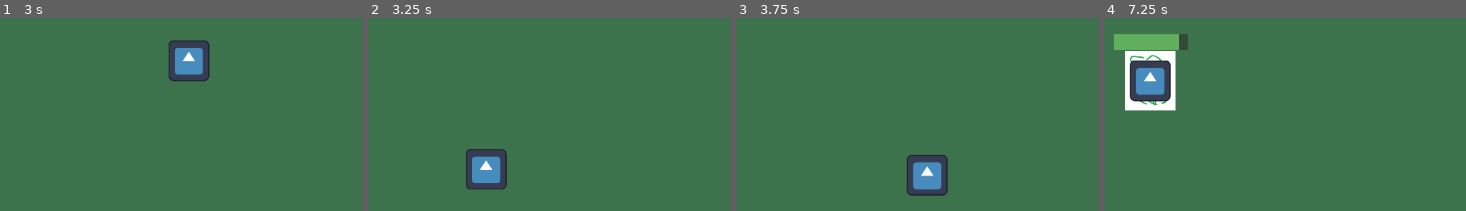
Above: before the commit, frames 1-4 (left to right).
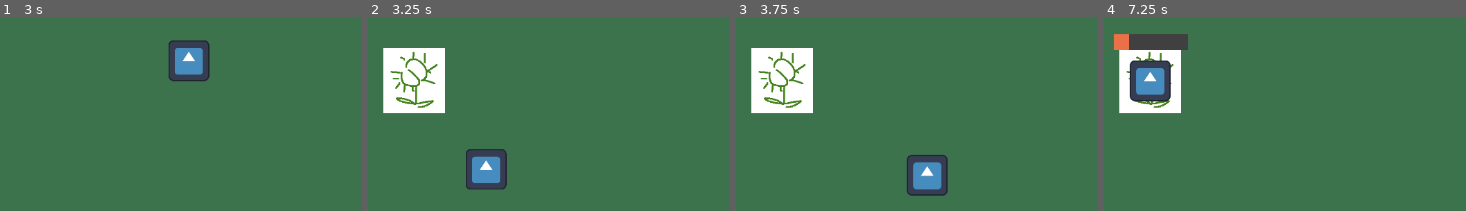
Above: after the commit, the same moments.

Repository: marikadu/FlowerBug
Game: Godot game, scene res://main.tscn
Same seed, same stepped clock (60 frames per second), same inputs: the game is played once before the commit and once after it. The engine's default icon, where the game draws it, is replaced by a stand-in: a white triangle on a blue panel in a dark square.
Inputs (mouse positions are % of the whole screen's width and height, from its top left):
- Up to frame 1 (3 s): tap Enter at 0.5 s; move the mouse to (70, 40) at 0.52 s; click (70, 40) at 0.6 s; move the mouse to (24, 51) at 1.27 s; click (24, 51) at 1.35 s; move the mouse to (57, 20) at 2.02 s; click (57, 20) at 2.1 s; move the mouse to (40, 69) at 2.77 s; click (40, 69) at 2.85 s
- Up to frame 2 (3.25 s): no input
- Up to frame 3 (3.75 s): move the mouse to (79, 63) at 3.52 s; click (79, 63) at 3.6 s
- Up to frame 4 (7.25 s): move the mouse to (13, 28) at 4.27 s; click (13, 28) at 4.35 s; move the mouse to (51, 45) at 5.02 s; click (51, 45) at 5.1 s; move the mouse to (29, 16) at 5.77 s; click (29, 16) at 5.85 s; tap Space at 6.5 s; move the mouse to (70, 40) at 6.52 s; click (70, 40) at 6.6 s
The pictures show only the part of the screen within x 25-75%, y 26-76%; the shares and areas given below are measured in that part.

Frame 1 is identical in both runs. In frame 2, 5.8% of the frame differs, in the area x 4-22%, y 15-50%; in frame 3, 5.8%; in frame 4, 3.3%.

Commit message:
added a carnivorous plant

Diff:
--- a/flower/flower.gd
+++ b/flowers/flower.gd
@@ -1,4 +1,3 @@
 extends CharacterBody2D
 
-#@onready var flower_area_2d: Area2D = $FlowerArea2D
 @export var flower_type: String = "flower_1"
--- a/flower/flower_1.tscn
+++ b/flowers/flower_1.tscn
@@ -1,7 +1,7 @@
 [gd_scene load_steps=4 format=3 uid="uid://cttu8ctnha2dl"]
 
-[ext_resource type="Script" uid="uid://bo004cxrruyw5" path="res://flower/flower.gd" id="1_ksvlc"]
-[ext_resource type="Texture2D" uid="uid://6ouf28cvf2e" path="res://flower/flower_test.png" id="2_jh6iy"]
+[ext_resource type="Script" uid="uid://bo004cxrruyw5" path="res://flowers/flower.gd" id="1_ksvlc"]
+[ext_resource type="Texture2D" uid="uid://6ouf28cvf2e" path="res://flowers/flower_test.png" id="2_jh6iy"]
 
 [sub_resource type="CircleShape2D" id="CircleShape2D_qc4up"]
 radius = 61.0737
--- a/flower/flower_2.tscn
+++ b/flowers/flower_2.tscn
@@ -1,7 +1,7 @@
 [gd_scene load_steps=4 format=3 uid="uid://cde4ix08gvy3v"]
 
-[ext_resource type="Script" uid="uid://d1chfn5gibx2i" path="res://flower/flower_2.gd" id="1_cvl35"]
-[ext_resource type="Texture2D" uid="uid://6ouf28cvf2e" path="res://flower/flower_test.png" id="2_8t8j0"]
+[ext_resource type="Script" uid="uid://d1chfn5gibx2i" path="res://flowers/flower_2.gd" id="1_cvl35"]
+[ext_resource type="Texture2D" uid="uid://6ouf28cvf2e" path="res://flowers/flower_test.png" id="2_8t8j0"]
 
 [sub_resource type="CircleShape2D" id="CircleShape2D_qc4up"]
 radius = 55.85
--- /dev/null
+++ b/flowers/flower_3.gd
@@ -0,0 +1,3 @@
+extends CharacterBody2D
+
+@export var flower_type: String = "flower_3"
--- /dev/null
+++ b/flowers/flower_3.tscn
@@ -0,0 +1,22 @@
+[gd_scene load_steps=4 format=3 uid="uid://dunr60xhbjfml"]
+
+[ext_resource type="Script" uid="uid://d3cl0rwe5x70a" path="res://flowers/flower_3.gd" id="1_26m7r"]
+[ext_resource type="Texture2D" uid="uid://c753w70pdp5hr" path="res://flowers/carnivorous_plant.png" id="2_26m7r"]
+
+[sub_resource type="CircleShape2D" id="CircleShape2D_qc4up"]
+radius = 61.0737
+
+[node name="flower" type="CharacterBody2D" groups=["carnivorous"]]
+script = ExtResource("1_26m7r")
+
+[node name="FlowerTest" type="Sprite2D" parent="."]
+scale = Vector2(0.62, 0.62)
+texture = ExtResource("2_26m7r")
+
+[node name="FlowerArea2D" type="Area2D" parent="." groups=["flower"]]
+
+[node name="CollisionShape2D" type="CollisionShape2D" parent="FlowerArea2D"]
+shape = SubResource("CircleShape2D_qc4up")
+
+[node name="CollisionShape2D" type="CollisionShape2D" parent="."]
+shape = SubResource("CircleShape2D_qc4up")
--- a/main.gd
+++ b/main.gd
@@ -2,15 +2,19 @@
 
 @onready var spawn_area: Control = $SpawnArea
 
-@export var min_flower_distance = 90.0 # in order for the flowers to not overlap
+@export var min_flower_distance = 20.0 # adding a distance for the flowers to not overlap
 
 # preloading a list of possible flowers to spawn
 var flower_list = [
-	preload("res://flower/flower_1.tscn"),
-	preload("res://flower/flower_2.tscn")]
+	preload("res://flowers/flower_1.tscn"),
+	preload("res://flowers/flower_2.tscn")
+	]
 var flower_instances = [] # making an array empty from the start of the game
 
-var flower_type: String = ""
+var carnivorous_list = [
+	preload("res://flowers/flower_3.tscn")
+	]
+var carn_flower_instances = []
 
 # preloading a list of possible power-ups to spawn
 var powerup_list = [
@@ -29,6 +33,9 @@
 	add_child(player_instance)
 
 	screen_size = get_viewport().get_visible_rect().size
+
+	# randomizing the timer of spawning the flowers
+	$Flower_Spawn_Timer.start(randi_range(3,6))
 
 
 
@@ -58,20 +65,37 @@
 				valid_position = false
 				break
 
-	# choosing a random flower from the list
-	var random_flower = flower_list[randi() % flower_list.size()]
-	var flower_instance = random_flower.instantiate()
+	# randomly choosing a normal or carnivorous flower
+	# 70% normal flower, 30% carnivorous
+	if randf() < 0.7:
+		# choosing a random normal flower from the list
+		var random_flower = flower_list[randi() % flower_list.size()]
+		var flower_instance = random_flower.instantiate()
 
-	flower_instance.position = random_position
-	flower_instances.append(flower_instance) # store the instance in the list
-	flower_instance.add_to_group("flower") # add to the flower group
+		flower_instance.position = random_position
+		flower_instances.append(flower_instance) # store the instance in the list
+		flower_instance.add_to_group("flower") # add to the flower group
 
-	add_child(flower_instance)
-	print("spawned flower")
+		add_child(flower_instance)
+		print("spawned flower")
+
+	else:
+		# choosing a random carnivorous flower from the list
+		var random_carn_flower = carnivorous_list[randi() % carnivorous_list.size()]
+		var carn_flower_instance = random_carn_flower.instantiate()
+
+		carn_flower_instance.position = random_position
+		carn_flower_instances.append(carn_flower_instance)
+		carn_flower_instance.add_to_group("carnivorous")
+
+		add_child(carn_flower_instance)
+		print("spawned carnivorous flower")
 
 
 func _on_flower_spawn_timer_timeout() -> void:
-	if flower_instances.size() < 10:
+	$Flower_Spawn_Timer.start(randi_range(3,6))
+	# limit of flowers on screen
+	if flower_instances.size() + carn_flower_instances.size() < 10:
 		spawn_flower()
 	else:
 		print("too many flowers, don't spawn")
@@ -110,7 +134,7 @@
 
 	powerup_instance.position = random_position
 	powerup_instances.append(powerup_instance) # store the instance in the list
-	powerup_instance.add_to_group("powerup") # add to the flower group
+	powerup_instance.add_to_group("powerup") # add to the powerup group
 
 	add_child(powerup_instance)
 	#print("powerup: spawned")
--- a/main.tscn
+++ b/main.tscn
@@ -18,7 +18,7 @@
 
 [node name="Flower_Spawn_Timer" type="Timer" parent="."]
 wait_time = 4.0
-autostart = true
+one_shot = true
 
 [node name="PowerUp_Spawn_Timer" type="Timer" parent="."]
 wait_time = 8.0
--- a/player/insect.gd
+++ b/player/insect.gd
@@ -4,6 +4,9 @@
 @onready var eating_timer: Timer = $EatingTimer
 @onready var eating_bar: ProgressBar = $EatingBar
 @onready var speed_power_up_timer: Timer = $SpeedPowerUpTimer
+@onready var trapped_timer: Timer = $TrappedTimer
+@onready var trapped_bar: ProgressBar = $TrappedBar
+
 
 
 #@export var speed = 400.0
@@ -13,14 +16,17 @@
 @export var cursor_threshold = 5.0
 
 var near_flower: bool
+var near_carnivorous_flower: bool
 var flower_to_eat: Node2D = null
 var powerup_to_get: Node2D = null
 var is_eating: bool =  false
+var is_trapped: bool = false
 var follow_cursor: bool
 var identify_flower: String = ""
 
 func _ready() -> void:
 	eating_bar.hide()
+	trapped_bar.hide()
 	follow_cursor = true
 	#Input.set_mouse_mode(Input.MOUSE_MODE_CONFINED)
 	#Input.set_mouse_mode(Input.MOUSE_MODE_MAX)
@@ -35,6 +41,10 @@
 		#velocity = velocity.lerp(Vector2.ZERO, 0.5)
 		#move_and_slide()
 		return
+
+	if is_trapped and flower_to_eat:
+		follow_cursor = false
+		global_position = global_position.lerp(flower_to_eat.global_position, 0.1)
 
 	# the character follows the mouse cursor
 	#var target_position = get_global_mouse_position()
@@ -62,12 +72,19 @@
 	# eating a flower
 	if Input.is_action_just_pressed("eat"):
 		if near_flower:
-			print("eating...")
-			is_eating = true
-			eating_timer.start()
-			eating_bar.value = 0 # resetting the progress bar value
-			eating_bar.show()
-			#eat_flower(flower_to_eat)
+			if flower_to_eat.is_in_group("carnivorous"):
+				print("received damage!!")
+				is_trapped = true
+				trapped_timer.start()
+				trapped_bar.value = 0
+				trapped_bar.show()
+
+			elif flower_to_eat.is_in_group("flower"):
+				print("eating...")
+				is_eating = true
+				eating_timer.start()
+				eating_bar.value = 0 # resetting the progress bar value
+				eating_bar.show()
 
 		else:
 			print("can't eat")
@@ -78,11 +95,14 @@
 		var percentage = (eating_timer.time_left / eating_timer.wait_time) * 100
 		eating_bar.value = 100 - percentage
 
+	if is_trapped:
+		var percentage = (trapped_timer.time_left / trapped_timer.wait_time) * 100
+		trapped_bar.value = 100 - percentage
+
 func _on_insect_area_2d_body_entered(body: Node2D) -> void:
 	if body.is_in_group("flower"):
 		near_flower = true
 		flower_to_eat = body # detecting this specific flower
-		#print("area: near flower")
 		#print("area: ", near_flower)
 
 	if body.is_in_group("powerup"):
@@ -91,11 +111,21 @@
 		Events.got_speed_powerup.emit()
 
 
+	if body.is_in_group("carnivorous"):
+		near_flower = true
+		flower_to_eat = body # detecting this specific flower
+		#print("area: ", near_flower)
+
+
 func _on_insect_area_2d_body_exited(body: Node2D) -> void:
 	if body.is_in_group("flower"):
 		near_flower = false
 		flower_to_eat = null # clearing stored flower
 		#print("area: ", near_flower)
+
+	if body.is_in_group("carnivorous"):
+		near_flower = false
+		flower_to_eat = body # detecting this specific flower
 
 
 func _on_eating_timer_timeout() -> void:
@@ -114,11 +144,21 @@
 		print("score: ", Global.score)
 
 
+func _on_trapped_timer_timeout() -> void:
+	if flower_to_eat:
+		get_parent().remove_flower(flower_to_eat)
+
+		trapped_bar.hide()
+		near_flower = false
+		is_trapped = false
+		follow_cursor = true
+		print("no longer trapped!")
+
+
 #func _on_player_collected_power_up():
 	## switching the state
 	#Transitioned.emit(self, "SpeedPowerUp")
 	#pass
-	#_on_child_transition(current_state, "SpeedPowerUp")
 
 # adding different point to the score depending on the flower type
 func identifyFlower(flower_type: String):
@@ -129,5 +169,8 @@
 		"flower_2":
 			Global.score += 20
 
+		"flower_3":
+			print("damaged!")
+
 		"_":
 			print("insect: unknown flower type")
--- a/player/insect.tscn
+++ b/player/insect.tscn
@@ -14,6 +14,12 @@
 
 [sub_resource type="StyleBoxFlat" id="StyleBoxFlat_xut38"]
 bg_color = Color(0.372757, 0.686339, 0.363004, 1)
+
+[sub_resource type="StyleBoxFlat" id="StyleBoxFlat_mydgl"]
+bg_color = Color(0.252028, 0.252028, 0.252028, 1)
+
+[sub_resource type="StyleBoxFlat" id="StyleBoxFlat_ojlxu"]
+bg_color = Color(0.916187, 0.440951, 0.282098, 1)
 
 [node name="insect" type="CharacterBody2D" groups=["player"]]
 z_index = 1
@@ -38,6 +44,10 @@
 wait_time = 2.4
 one_shot = true
 
+[node name="TrappedTimer" type="Timer" parent="."]
+wait_time = 3.0
+one_shot = true
+
 [node name="SpeedPowerUpTimer" type="Timer" parent="."]
 wait_time = 13.0
 
@@ -49,6 +59,15 @@
 theme_override_styles/background = SubResource("StyleBoxFlat_c1dqc")
 theme_override_styles/fill = SubResource("StyleBoxFlat_xut38")
 value = 9.31
+show_percentage = false
+
+[node name="TrappedBar" type="ProgressBar" parent="."]
+offset_left = -53.0
+offset_top = -67.0
+offset_right = 54.0
+offset_bottom = -44.0
+theme_override_styles/background = SubResource("StyleBoxFlat_mydgl")
+theme_override_styles/fill = SubResource("StyleBoxFlat_ojlxu")
 show_percentage = false
 
 [node name="StateMachine" type="Node" parent="." node_paths=PackedStringArray("initial_state")]
@@ -66,4 +85,5 @@
 [connection signal="body_entered" from="InsectArea2D" to="." method="_on_insect_area_2d_body_entered"]
 [connection signal="body_exited" from="InsectArea2D" to="." method="_on_insect_area_2d_body_exited"]
 [connection signal="timeout" from="EatingTimer" to="." method="_on_eating_timer_timeout"]
+[connection signal="timeout" from="TrappedTimer" to="." method="_on_trapped_timer_timeout"]
 [connection signal="timeout" from="SpeedPowerUpTimer" to="StateMachine/SpeedPowerUp" method="_on_speed_power_up_timer_timeout"]
--- a/project.godot
+++ b/project.godot
@@ -25,6 +25,7 @@
 flower=""
 powerup=""
 player=""
+carnivorous=""
 
 [input]
 
Binary file added: flowers/carnivorous_plant.png
Not shown, added: flowers/carnivorous_plant.png.import
Renamed: flower/flower.gd.uid -> flowers/flower.gd.uid
Renamed: flower/flower_2.gd -> flowers/flower_2.gd
Renamed: flower/flower_2.gd.uid -> flowers/flower_2.gd.uid
Not shown, added: flowers/flower_3.gd.uid
Renamed: flower/flower_test.png -> flowers/flower_test.png
Not shown, changed: flowers/flower_test.png.import
Not shown: 1 places in player/insect.tscn that only renumber resources
